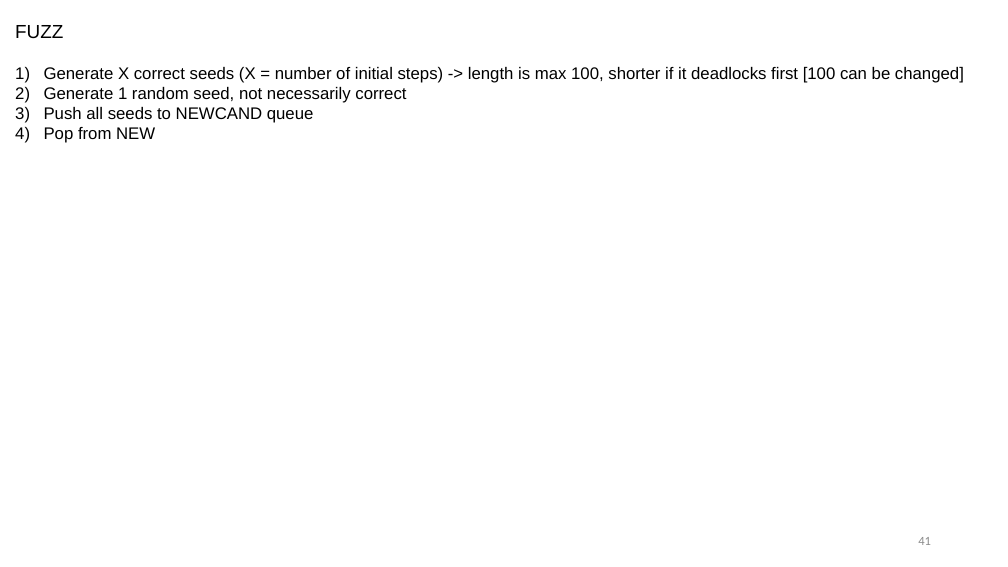
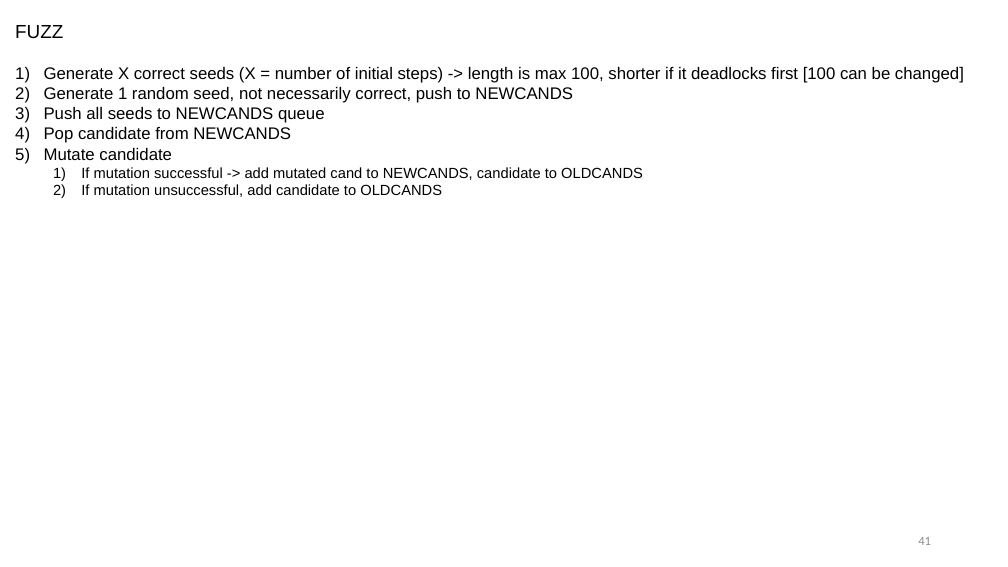
Before and after one commit to cubicle-model-checker/cubicle, a slide deck: slide 41 of mcmc_method.pptx. Drawn at 1008x567 pixels with LibreOffice and Linux fonts; fonts in the diff are those of the drawing. Boxes give left, top, right and bottom in pixels: in the first picture for what was removed or moved away, otherwise in the second. Text is boxed around its words. In the diff, an @@ line names an element or a change of style, - is before the commit and + after.

```diff
--- a/mcmc_method.pptx
+++ b/mcmc_method.pptx
@@ text at <box>44,87,643,197</box>: text changed @@
-2) Generate 1 random seed, not necessarily correct
-3) Push all seeds to NEWCAND queue
-4) Pop from NEW
+2) Generate 1 random seed, not necessarily correct, push to NEWCANDS
+3) Push all seeds to NEWCANDS queue
+4) Pop candidate from NEWCANDS
+5) Mutate candidate
+  1) If mutation successful -> add mutated cand to NEWCANDS, candidate to OLDCANDS
+  2) If mutation unsuccessful, add candidate to OLDCANDS
```
Also in this commit, not shown: 1 slide added.
